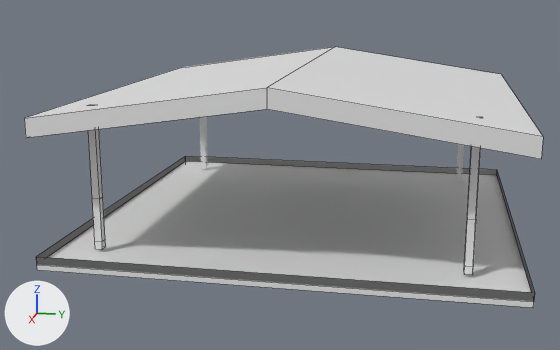
The Blender file Ms. Mahmoodi Folder/RUSHANAEI/sayehban.blend, before and after one commit.
One viewpoint serves both versions: a camera (50 mm lens) standing at (37.8, 17.6, 13.8) and looking at (-8.9, 8.3, 2.1). Arrows for +X, +Y and +Z are at lower left; the lights stay in place. The older version comes first. Mesh edges are drawn as thin lines on the coarser meshes.
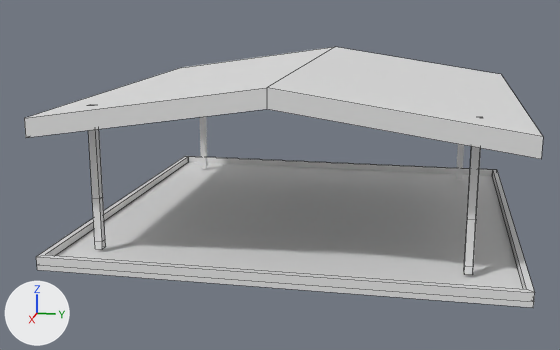
The newer file is also rescaled (x50.92), turned or shifted as a whole; pictures and numbers use the older file's frame.

What changed in the scene script:
```text
Change me_plane:
    used by ob_plane; location = (-9.8, 9.93, 7.64); scale = (12.4, 12.4, 12.4)
    remove me_plane.from_pydata(...)  # 42 vertices, 24 faces, 2 loose edges; spans x -1.0..1.0, y -1.0..1.01, z -0.67..0.12
    add me_plane.from_pydata(...)  # 52 vertices, 40 faces, 2 loose edges; spans x -1.0..1.0, y -1.0..1.01, z -0.67..0.12
    me_plane part 1
    5 faces are deleted
    10 vertices are added at x -0.98..0.97, y -0.97..0.99, z -0.67..-0.61
    21 new faces join them
```

Changed parts and their boxes (x1, y1, x2, y2) in the pictures (560 x 350 px):
part 1 of me_plane, built on
    before: (36, 156, 535, 302)
    after: (36, 156, 535, 293)
